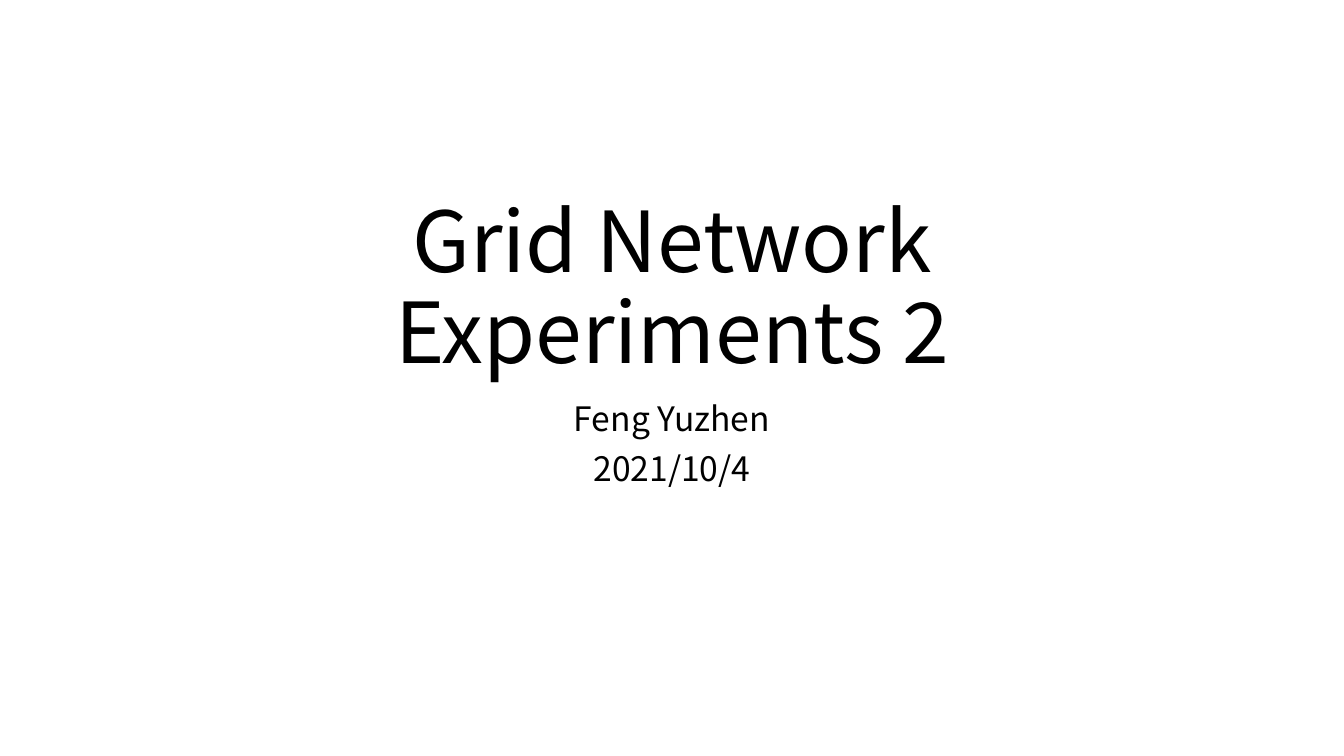
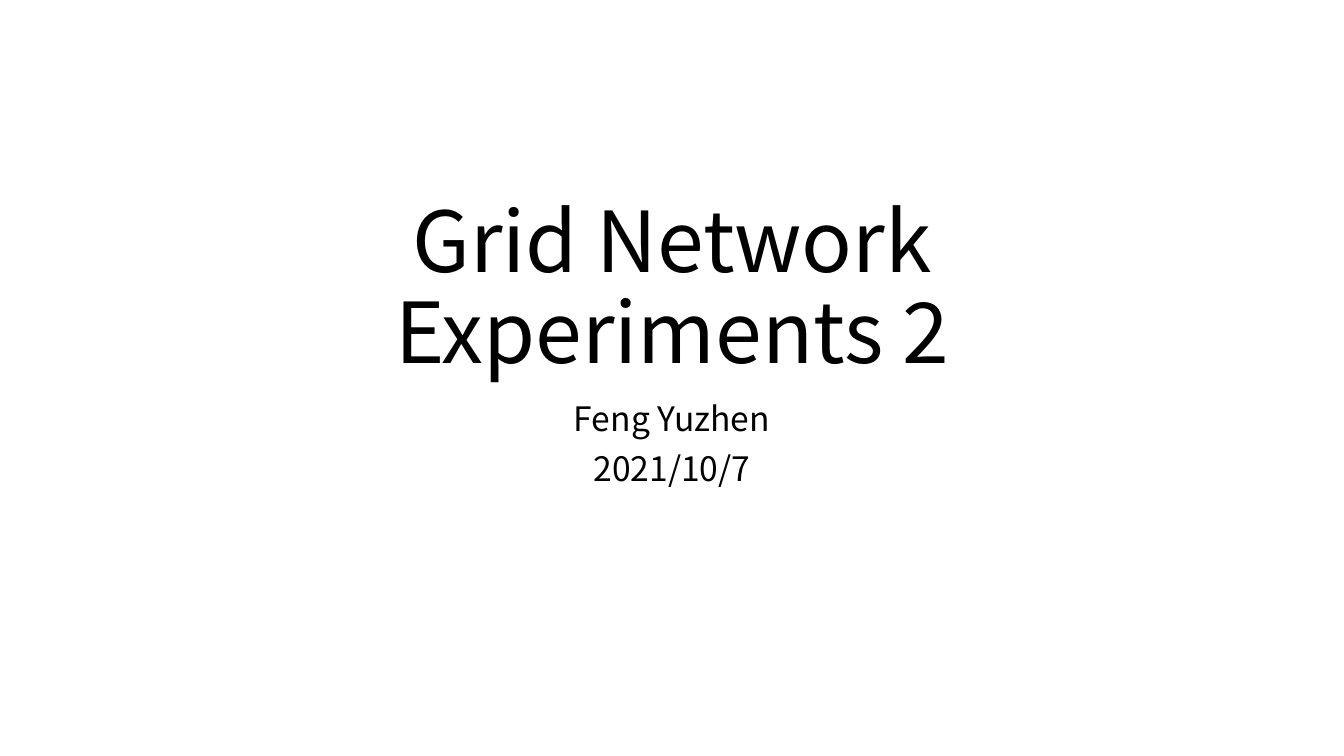
Before and after one commit to yuzhenfeng2002/Predicting-for-Each-Dynamic-Ridepooling-Order-on-Grid-Network, a slide deck: slide 1 of Grid Network Experienments 2.pptx. Drawn at 1344x756 pixels with LibreOffice and Linux fonts; fonts in the diff are those of the drawing. Boxes give left, top, right and bottom in pixels: in the first picture for what was removed or moved away, otherwise in the second. Text is boxed around its words. In the diff, an @@ line names an element or a change of style, - is before the commit and + after.

```diff
--- a/Grid Network Experienments 2.pptx
+++ b/Grid Network Experienments 2.pptx
@@ subtitle at [594,454,751,487]: text changed @@
-2021/10/4
+2021/10/7
```
Also in this commit, not shown: 1 slide added, 2 other files.
